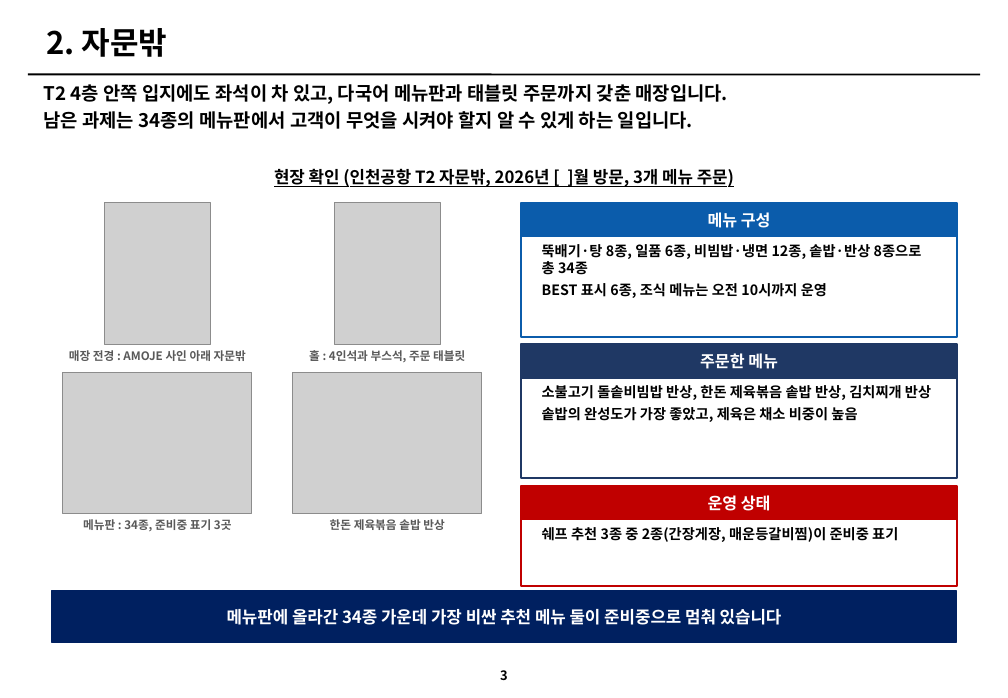
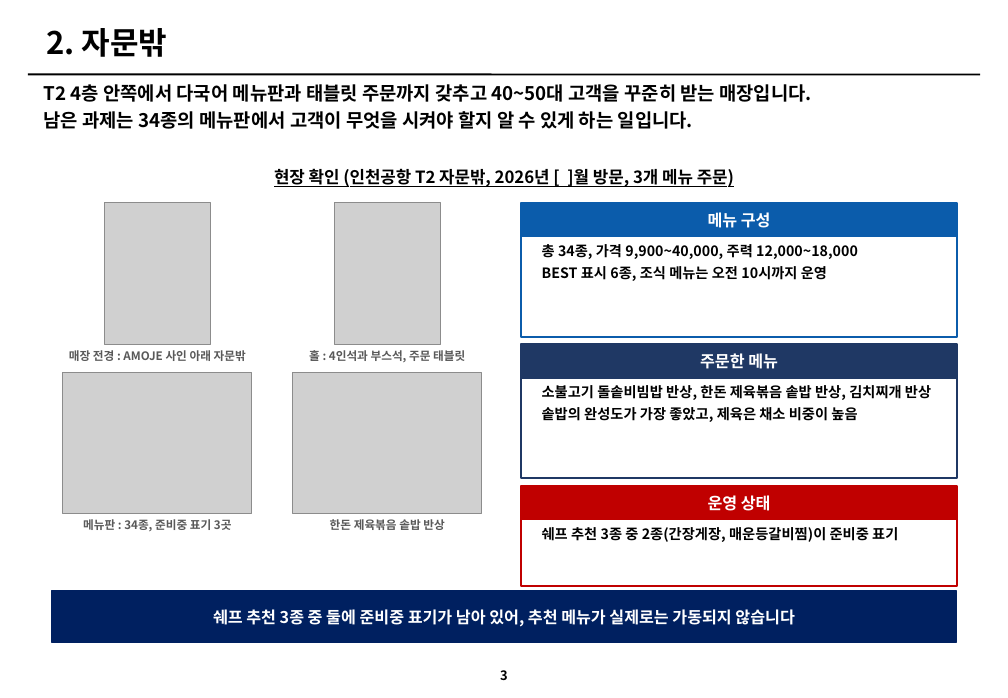
Before and after one commit to grandnim-wq/Claude, a slide deck: slide 3 of 아모제_3개브랜드_개선전략_v3.pptx. Drawn at 1008x698 pixels with LibreOffice and Linux fonts; fonts in the diff are those of the drawing; grey boxes stand for pictures. Boxes give left, top, right and bottom in pixels: in the first picture for what was removed or moved away, otherwise in the second. Text is boxed around its words. In the diff, an @@ line names an element or a change of style, - is before the commit and + after.

```diff
--- a/아모제_3개브랜드_개선전략_v3.pptx
+++ b/아모제_3개브랜드_개선전략_v3.pptx
@@ text at [44,84,811,102]: text changed @@
-T2 4층 안쪽 입지에도 좌석이 차 있고, 다국어 메뉴판과 태블릿 주문까지 갖춘 매장입니다.
+T2 4층 안쪽에서 다국어 메뉴판과 태블릿 주문까지 갖추고 40~50대 고객을 꾸준히 받는 매장입니다.
@@ text at [542,244,858,259]: text changed @@
-뚝배기·탕 8종, 일품 6종, 비빔밥·냉면 12종, 솥밥·반상 8종으로 총 34종
+총 34종, 가격 9,900~40,000, 주력 12,000~18,000
@@ text at [213,609,794,627]: text changed; size 13 to 12.5 pt @@
-메뉴판에 올라간 34종 가운데 가장 비싼 추천 메뉴 둘이 준비중으로 멈춰 있습니다
+쉐프 추천 3종 중 둘에 준비중 표기가 남아 있어, 추천 메뉴가 실제로는 가동되지 않습니다
```
Also in this commit, not shown: 16 other slides changed, 1 slide added, 4 other files.
